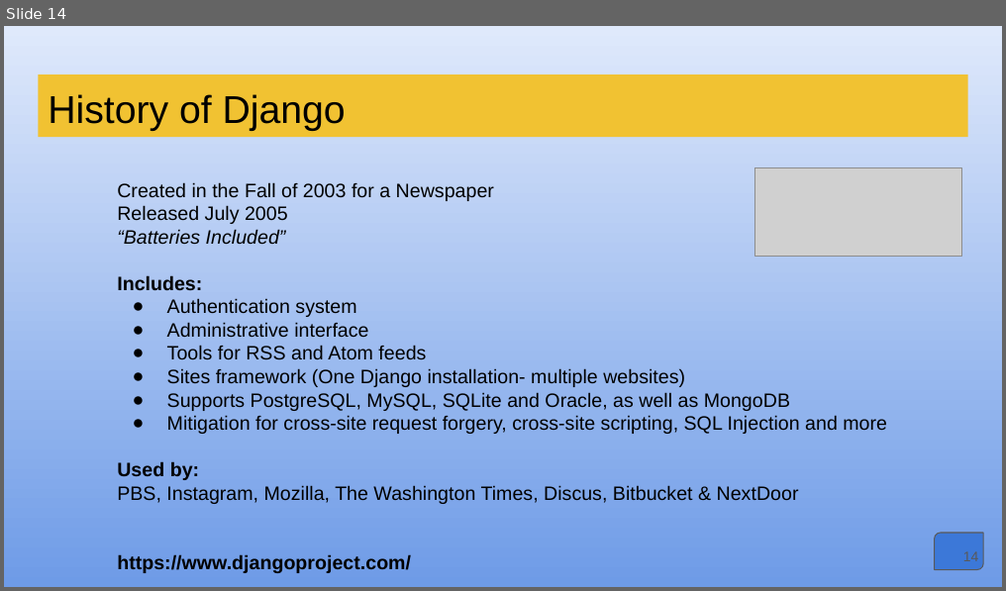
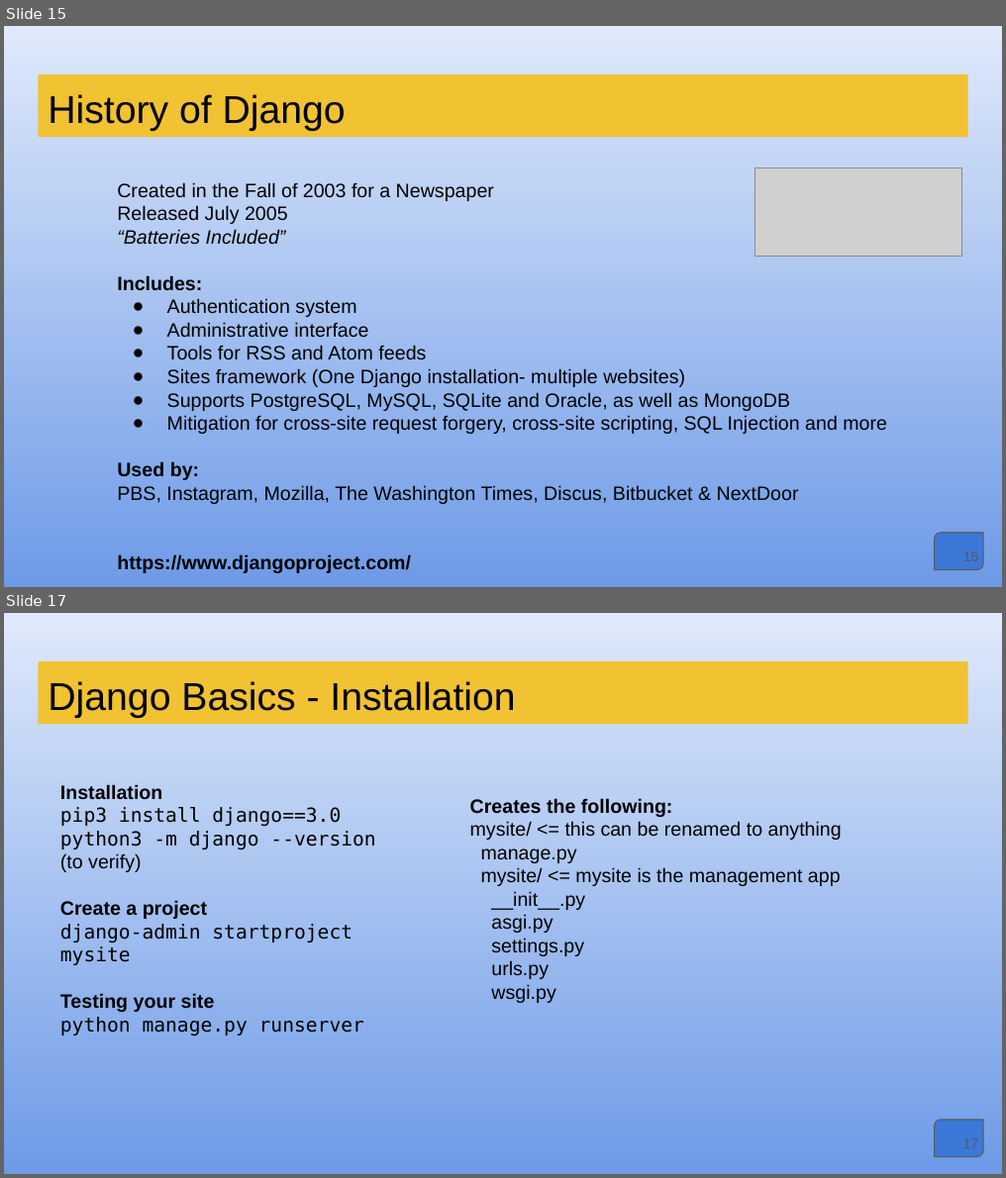
Before and after one commit to bkvspeaks/pythonWebProg, a slide deck: presentation/Python_Web_Programming.pptx. Shown one above the other, each under a label of ours: slide 14 before the commit, slides 15 and 17 after it; the slides between them are not shown. The pictures are 1006x591 and 1006x1178 pixels, drawn with LibreOffice and Linux fonts; fonts in the diff are those of the drawing; grey boxes stand for pictures. Boxes give left, top, right and bottom in pixels: in the first picture for what was removed or moved away, otherwise in the second. Text is boxed around its words. In the diff, an @@ line names an element or a change of style, - is before the commit and + after.

Commit message:
Tighten up presentation. Run through Django tutorial.

```diff
--- a/presentation/Python_Web_Programming.pptx
+++ b/presentation/Python_Web_Programming.pptx
@@ slide 17 added at [4,613,1002,1174], background gradient #DFE9FB to #6E9BE7 @@
@@ title added at [38,662,968,725], fill #F1C232, 28 pt, text #000000 @@
+Django Basics - Installation
@@ text added at [60,784,375,1037], 14 pt, text #000000 @@
+Installation
+pip3 install django==3.0
+python3 -m django --version
+(to verify)
+Create a project
+django-admin startproject mysite
+Testing your site
+python manage.py runserver
@@ text added at [470,798,842,1003], 14 pt, text #000000 @@
+Creates the following:
+mysite/ <= this can be renamed to anything
+manage.py
+mysite/ <= mysite is the management app
+__init__.py
+asgi.py
+settings.py
+urls.py
+wsgi.py
@@ round diag rect added at [934,1120,983,1157], fill #3C78D8, outline #595959 0.75 pt @@
@@ page number added at [963,1139,979,1149], 10 pt, text #595959 @@
+17
@@ what was slide 14 is now slide 15 @@
@@ page number at [963,552,979,562]: text changed @@
-14
+15
```
Also in this commit, not shown: 8 slides changed, 7 other slides added, 38 other files.
